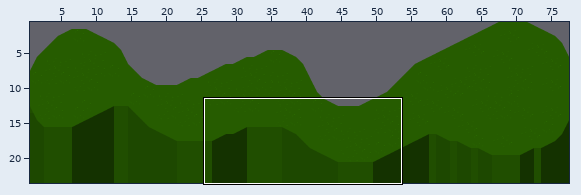
A Tiled map gets an edit: content/tilemap/stage1.tmx. Above, an overview of the earlier version with the close-up marked.
Close-up. As it was:
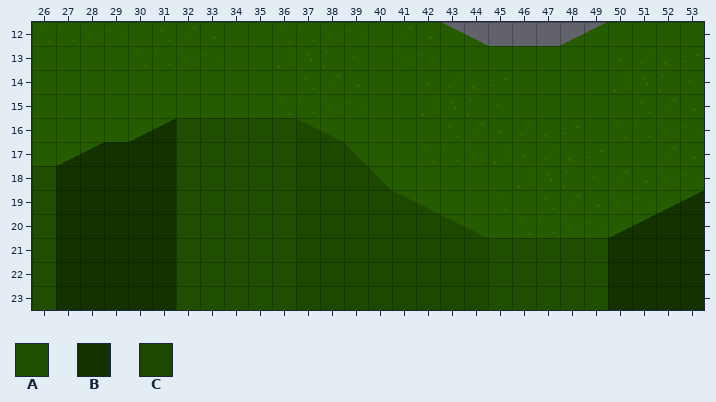
Cells are 32x32 px. Shown: x 26..53, y 12..23. The commit also changed other parts of the map, which this record leaves out.
Key: from "stage1": A 5, B 6, C 35.
_ is an empty cell, # one hidden under a higher layer.
Layers that did not change in this view are not listed.
Layer "front edge" before, first column x 26:
12 ____________________________
13 ____________#_______________
14 ________#___#_______________
15 ________#_#_##_#____________
16 _#__BBAAAAACC#_#____________
17 _BBBBBAAAAACCC###___________
18 ABBBBBAAAAACCCC###_##_#____#
19 ABBBBBAAAAACCCCCC#_#######BB
20 ABBBBBAAAAACCCCCCCC#####BBBB
21 ABBBBBAAAAACCCCCCCCAAAAABBBB
22 ABBBBBAAAAACCCCCCCCAAAAABBBB
23 ABBBBBAAAAACCCCCCCCAAAAABBBB
Once edited:
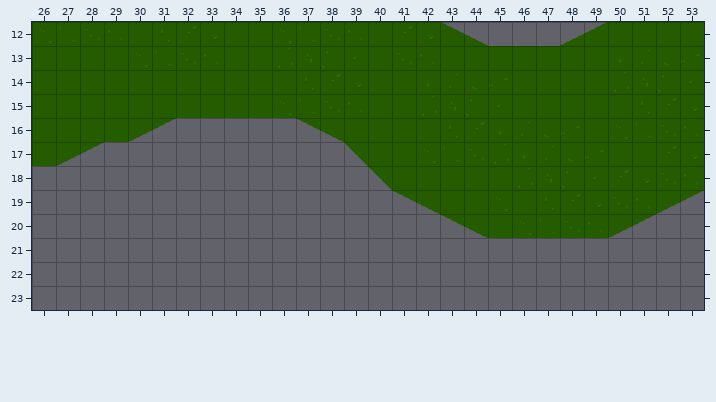
Change:
Changed rows in their new state; . is an unchanged cell.
Layer "front edge" (now hidden):
first column x 26:
16 ...._________...............
17 ._____________..............
18 _______________.............
19 _________________.........__
20 ___________________.....____
21 ____________________________
22 ____________________________
23 ____________________________
Boxes around the changes in both close-ups, in picture pixels (x1, y1, x2, y2):
removed: (32, 118, 704, 310)
